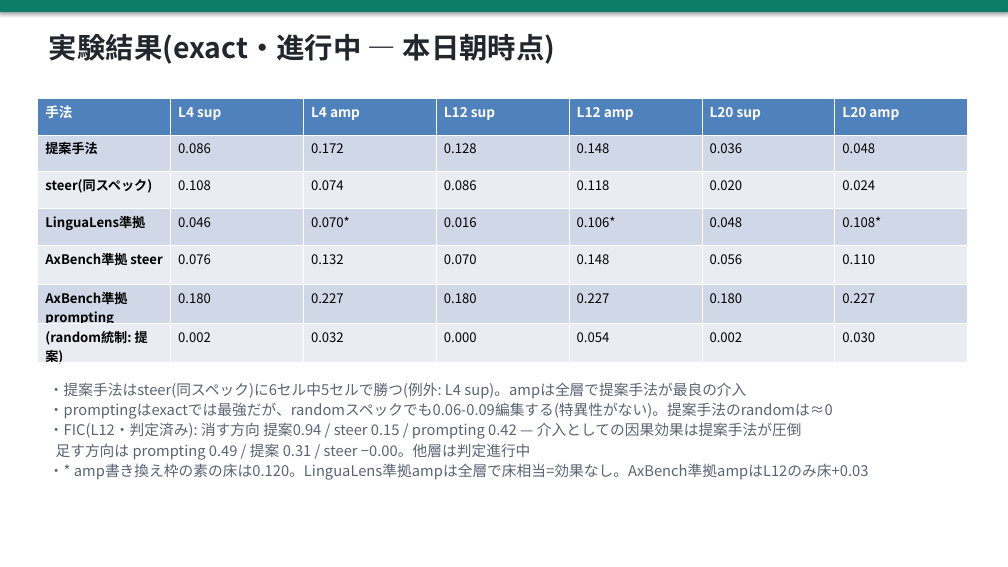
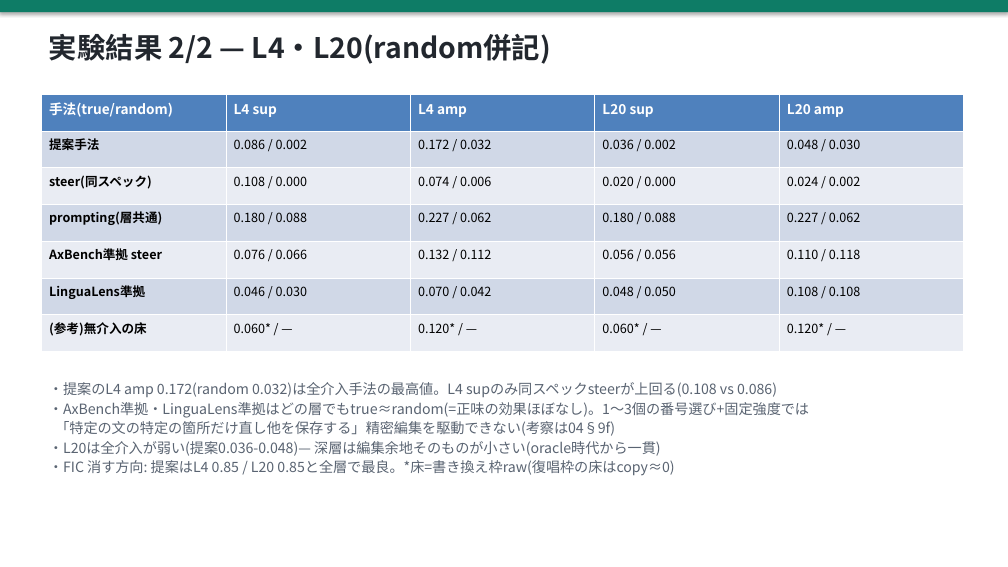
Before and after one commit to yohei-kobashi/SAE-LEWIS, a slide deck: slide 16 of slides/20260722_progress.pptx (slide 15 before the commit). Drawn at 1008x567 pixels with LibreOffice and Linux fonts; fonts in the diff are those of the drawing. Boxes give left, top, right and bottom in pixels: in the first picture for what was removed or moved away, otherwise in the second. Text is boxed around its words. In the diff, an @@ line names an element or a change of style, - is before the commit and + after.

```diff
--- a/slides/20260722_progress.pptx
+++ b/slides/20260722_progress.pptx
@@ text at bbox=[49, 34, 551, 64]: text changed @@
-実験結果(exact・進行中 — 本日朝時点)
+実験結果 2/2 — L4・L20(random併記)
@@ table at bbox=[42, 95, 964, 352] @@
-column 1: 手法 | 提案手法 | steer(同スペック) | LinguaLens準拠 | AxBench準拠 steer | AxBench準拠 prompting | (random統制: 提案)
-column 2: L4 sup | 0.086 | 0.108 | 0.046 | 0.076 | 0.180 | 0.002
-column 3: L4 amp | 0.172 | 0.074 | 0.070* | 0.132 | 0.227 | 0.032
-column 4: L12 sup | 0.128 | 0.086 | 0.016 | 0.070 | 0.180 | 0.000
-column 5: L12 amp | 0.148 | 0.118 | 0.106* | 0.148 | 0.227 | 0.054
-column 6: L20 sup | 0.036 | 0.020 | 0.048 | 0.056 | 0.180 | 0.002
-column 7: L20 amp | 0.048 | 0.024 | 0.108* | 0.110 | 0.227 | 0.030
+column 1: 手法(true/random) | 提案手法 | steer(同スペック) | prompting(層共通) | AxBench準拠 steer | LinguaLens準拠 | (参考)無介入の床
+column 2: L4 sup | 0.086 / 0.002 | 0.108 / 0.000 | 0.180 / 0.088 | 0.076 / 0.066 | 0.046 / 0.030 | 0.060* / —
+column 3: L4 amp | 0.172 / 0.032 | 0.074 / 0.006 | 0.227 / 0.062 | 0.132 / 0.112 | 0.070 / 0.042 | 0.120* / —
+column 4: L20 sup | 0.036 / 0.002 | 0.020 / 0.000 | 0.180 / 0.088 | 0.056 / 0.056 | 0.048 / 0.050 | 0.060* / —
+column 5: L20 amp | 0.048 / 0.030 | 0.024 / 0.002 | 0.227 / 0.062 | 0.110 / 0.118 | 0.108 / 0.108 | 0.120* / —
@@ table: place and size @@
-table at bbox=[38, 98, 969, 368]
+table at bbox=[42, 95, 964, 352]
@@ text at bbox=[49, 382, 809, 475]: text changed; size 14 to 13.5 pt @@
-・提案手法はsteer(同スペック)に6セル中5セルで勝つ(例外: L4 sup)。ampは全層で提案手法が最良の介入
-・promptingはexactでは最強だが、randomスペックでも0.06-0.09編集する(特異性がない)。提案手法のrandomは≈0
-・FIC(L12・判定済み): 消す方向 提案0.94 / steer 0.15 / prompting 0.42 — 介入としての因果効果は提案手法が圧倒
-足す方向は prompting 0.49 / 提案 0.31 / steer −0.00。他層は判定進行中
-・* amp書き換え枠の素の床は0.120。LinguaLens準拠ampは全層で床相当=効果なし。AxBench準拠ampはL12のみ床+0.03
+・提案のL4 amp 0.172(random 0.032)は全介入手法の最高値。L4 supのみ同スペックsteerが上回る(0.108 vs 0.086)
+・AxBench準拠・LinguaLens準拠はどの層でもtrue≈random(=正味の効果ほぼなし)。1〜3個の番号選び+固定強度では
+「特定の文の特定の箇所だけ直し他を保存する」精密編集を駆動できない(考察は04§9f)
+・L20は全介入が弱い(提案0.036-0.048)— 深層は編集余地そのものが小さい(oracle時代から一貫)
+・FIC 消す方向: 提案はL4 0.85 / L20 0.85と全層で最良。*床=書き換え枠raw(復唱枠の床はcopy≈0)
```
Also in this commit, not shown: 1 slide added.
